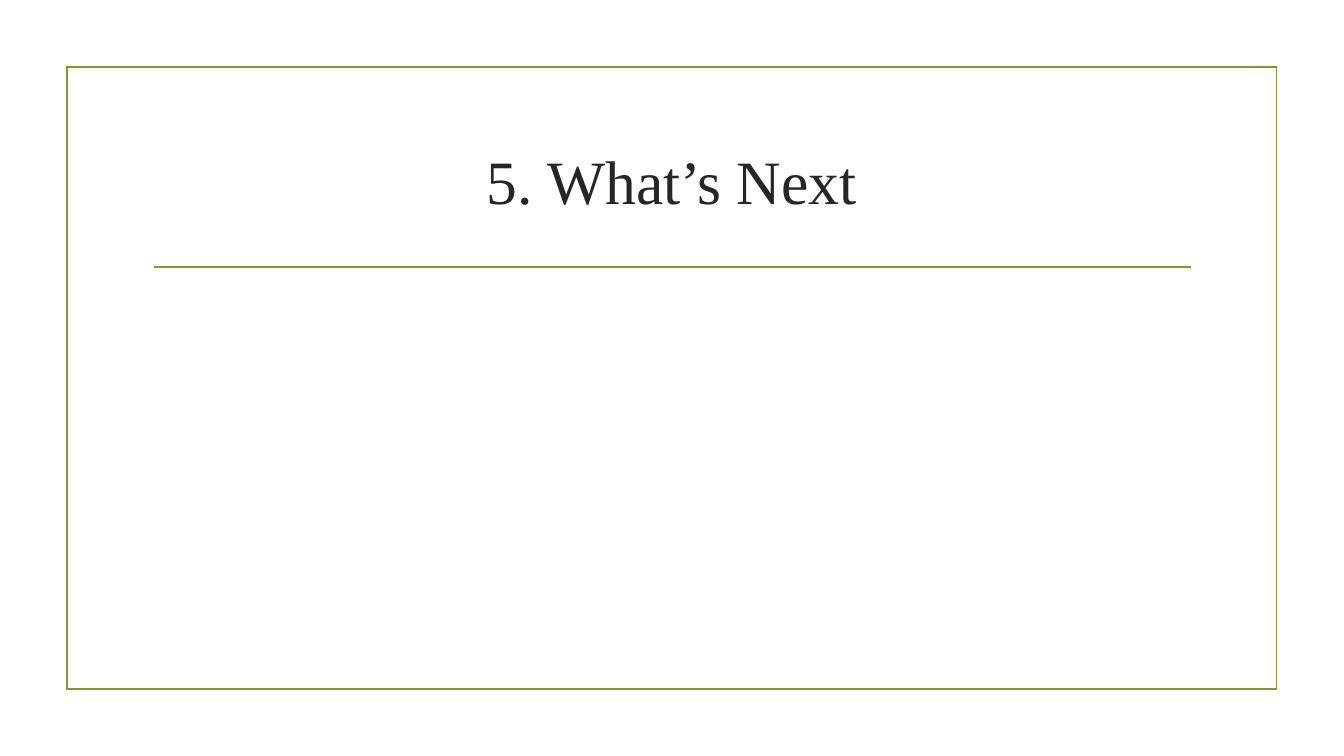
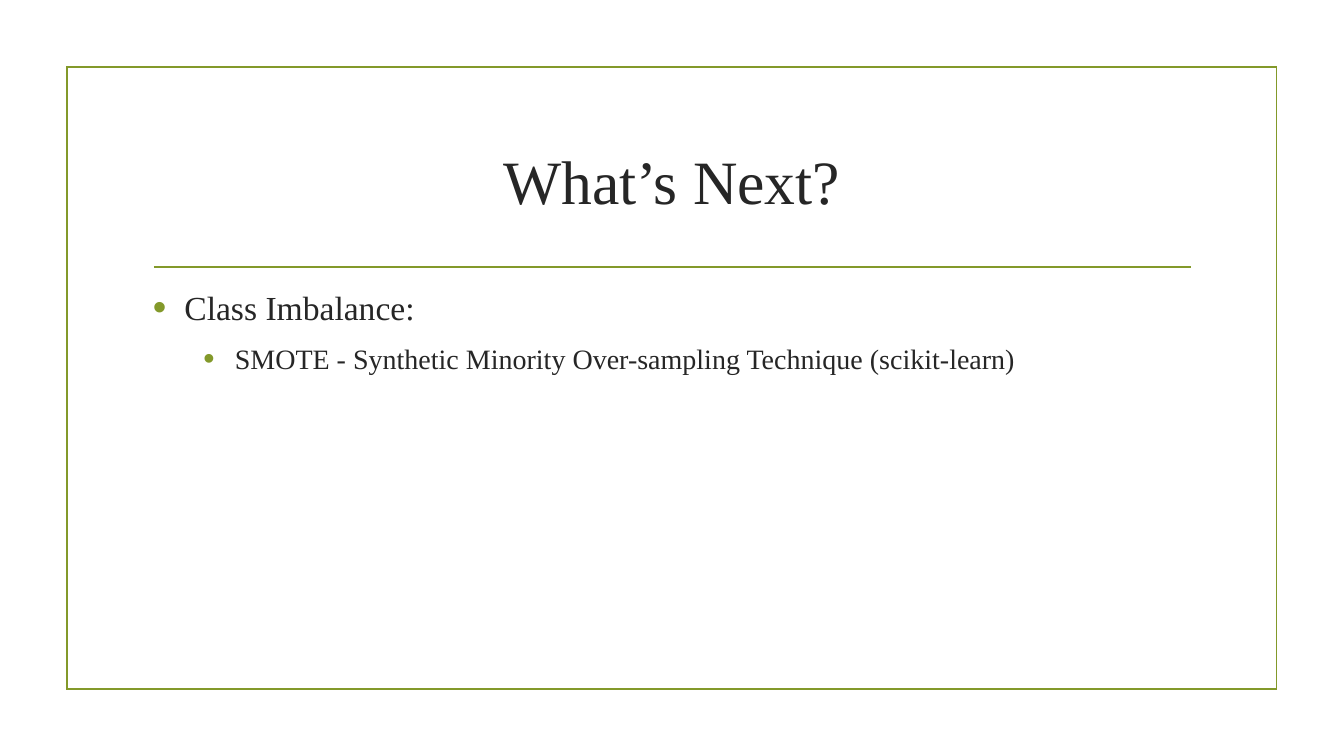
Before and after one commit to darshandpatel/eBird, a slide deck: slide 17 of PatelSankaraguru.pptx (slide 12 before the commit). Drawn at 1344x756 pixels with LibreOffice and Linux fonts; fonts in the diff are those of the drawing; background and template pictures are left out. Boxes give left, top, right and bottom in pixels: in the first picture for what was removed or moved away, otherwise in the second. Text is boxed around its words. In the diff, an @@ line names an element or a change of style, - is before the commit and + after.

```diff
--- a/PatelSankaraguru.pptx
+++ b/PatelSankaraguru.pptx
@@ title at bbox=[503, 161, 840, 205]: text changed @@
-5. What’s Next
+What’s Next?
@@ text added at bbox=[184, 296, 1015, 374], 20 pt, text #262626 @@
+• Class Imbalance:
+  • SMOTE - Synthetic Minority Over-sampling Technique (scikit-learn)
```
Also in this commit, not shown: 7 other slides changed, 10 slides added, 4 slides removed, 5 other files.
